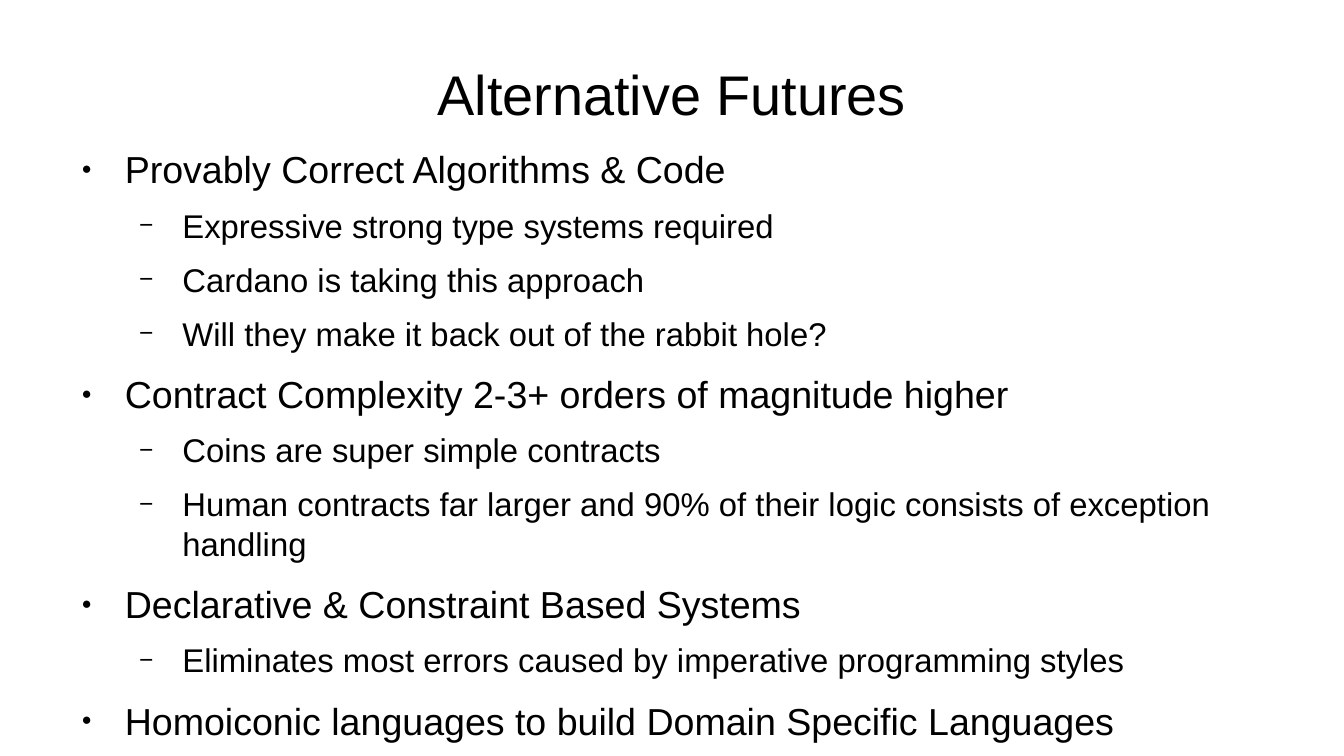
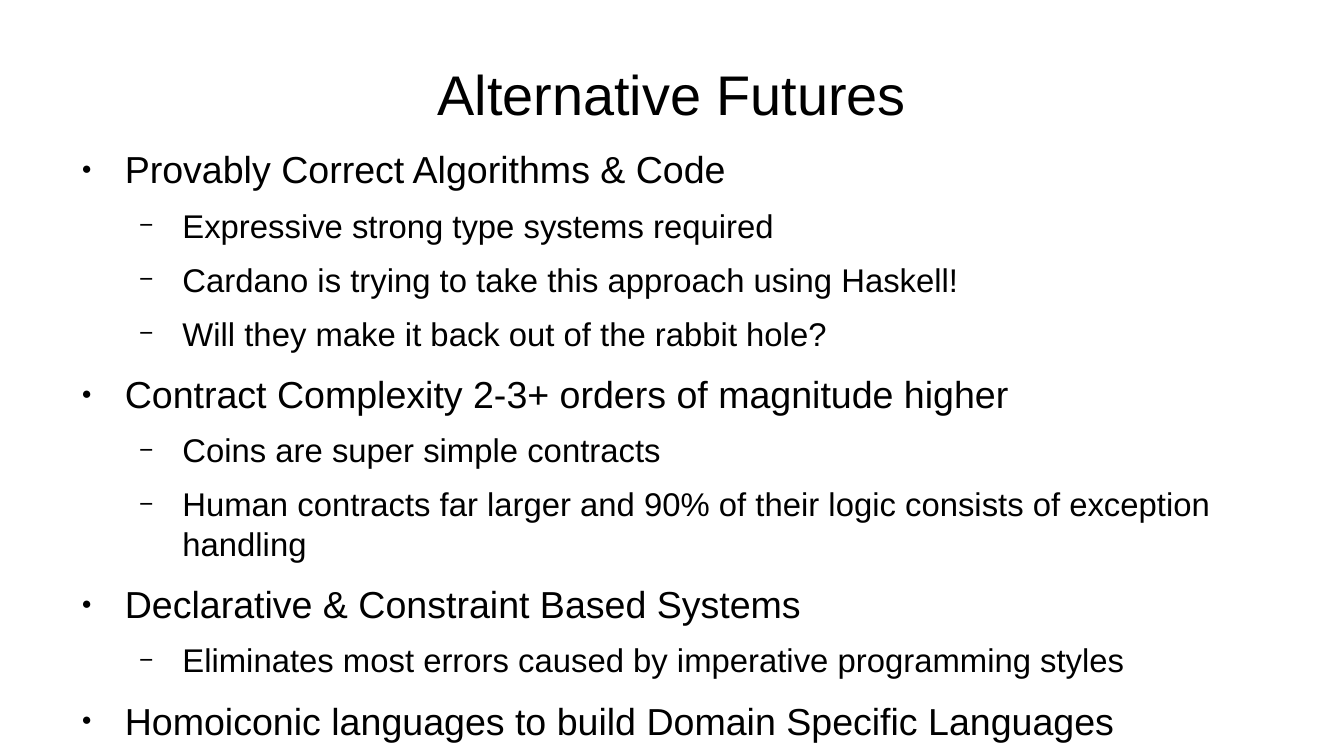
Before and after one commit to ActorForth/ActorForth, a slide deck: slide 13 of docs/WhyActorForth.odp (slide 12 before the commit). Drawn at 1344x756 pixels with LibreOffice and Linux fonts; fonts in the diff are those of the drawing. Boxes give left, top, right and bottom in pixels: in the first picture for what was removed or moved away, otherwise in the second. Text is boxed around its words. In the diff, an @@ line names an element or a change of style, - is before the commit and + after.

```diff
--- a/docs/WhyActorForth.odp
+++ b/docs/WhyActorForth.odp
@@ text at [182,268,958,299]: text changed @@
-  − Cardano is taking this approach
+  − Cardano is trying to take this approach using Haskell!
```
Also in this commit, not shown: 7 other slides changed, 1 slide added.
